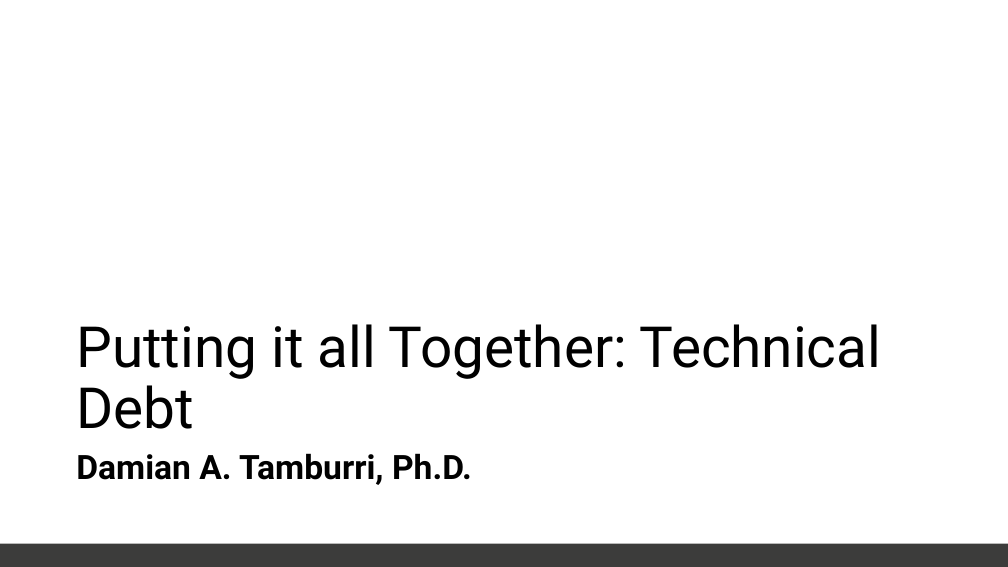
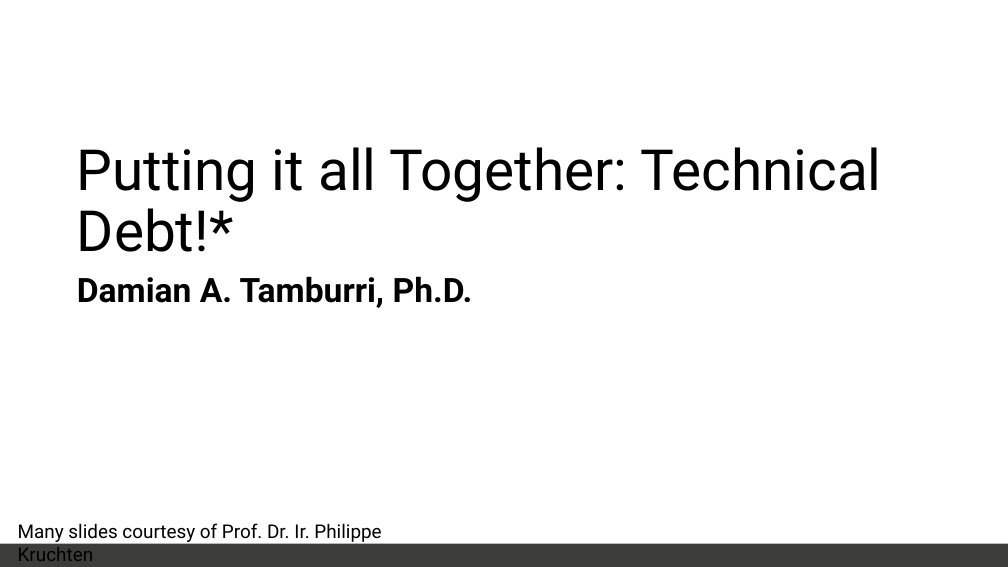
Before and after one commit to SannioEvolution/Material, a slide deck: slide 1 of 11 - Putting it all together, Technical Debt.pptx. Drawn at 1008x567 pixels with LibreOffice and Linux fonts; fonts in the diff are those of the drawing. Boxes give left, top, right and bottom in pixels: in the first picture for what was removed or moved away, otherwise in the second. Text is boxed around its words. In the diff, an @@ line names an element or a change of style, - is before the commit and + after.

```diff
--- a/11 - Putting it all together, Technical Debt.pptx
+++ b/11 - Putting it all together, Technical Debt.pptx
@@ title at <box>77,147,881,252</box>: text changed @@
-Putting it all Together: Technical Debt
+Putting it all Together: Technical Debt!*
@@ text "Damian A. Tamburri, Ph.D.": place and size @@
-text "Damian A. Tamburri, Ph.D." at <box>76,453,472,485</box>
+text "Damian A. Tamburri, Ph.D." at <box>77,276,473,308</box>
@@ text added at <box>18,523,381,561</box>, 18 pt, text #000000 @@
+Many slides courtesy of Prof. Dr. Ir. Philippe Kruchten
```
Also in this commit, not shown: 22 slides added, 17 slides removed, 23 other files.
